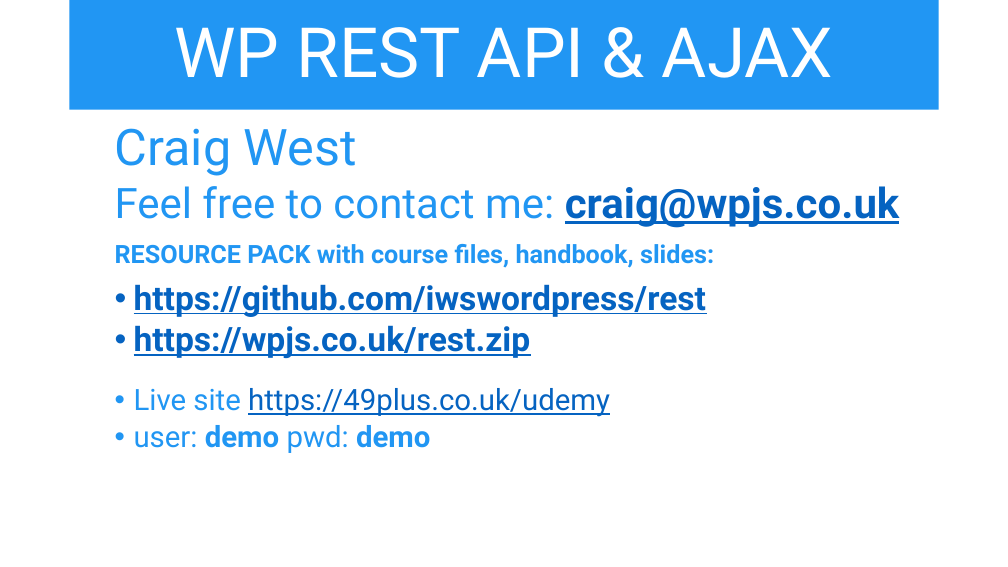
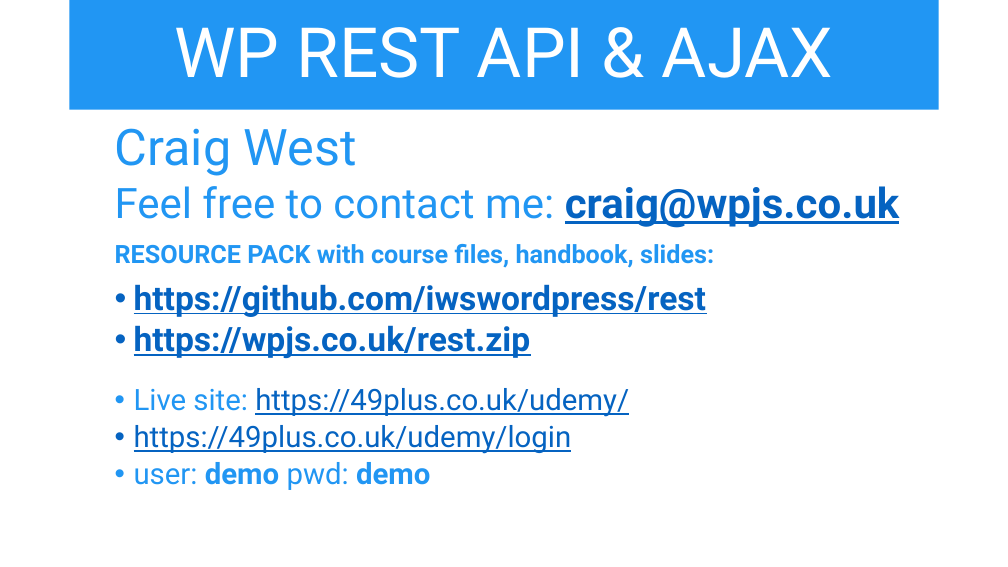
Before and after one commit to iwswordpress/rest, a slide deck: slide 1 of rest-api-workshop.pptx. Drawn at 1008x567 pixels with LibreOffice and Linux fonts; fonts in the diff are those of the drawing. Boxes give left, top, right and bottom in pixels: in the first picture for what was removed or moved away, otherwise in the second. Text is boxed around its words. In the diff, an @@ line names an element or a change of style, - is before the commit and + after.

```diff
--- a/rest-api-workshop.pptx
+++ b/rest-api-workshop.pptx
@@ text at bbox=[134, 388, 629, 454]: text changed @@
-  • Live site https://49plus.co.uk/udemy
+  • Live site: https://49plus.co.uk/udemy/
+  • https://49plus.co.uk/udemy/login
```
Also in this commit, not shown: 5 other slides changed, 1 slide removed, 8 other files.
